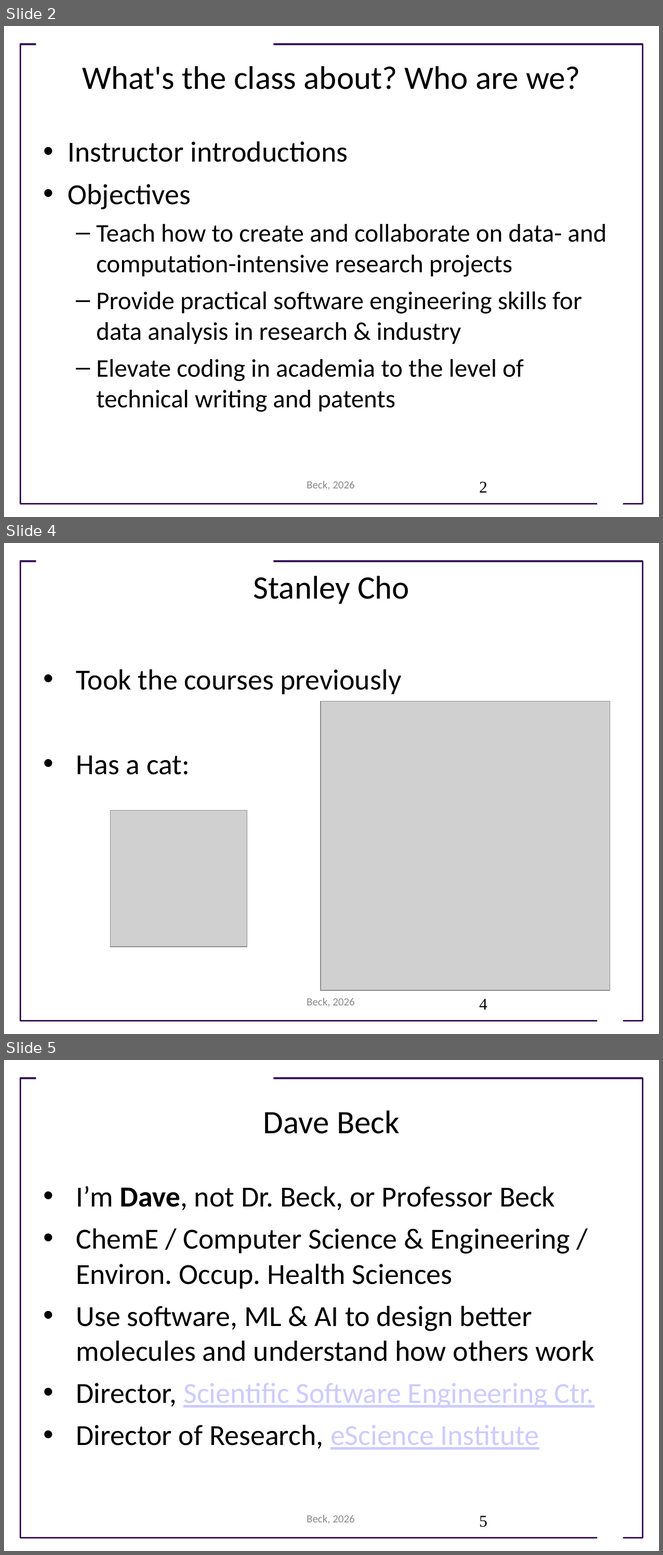
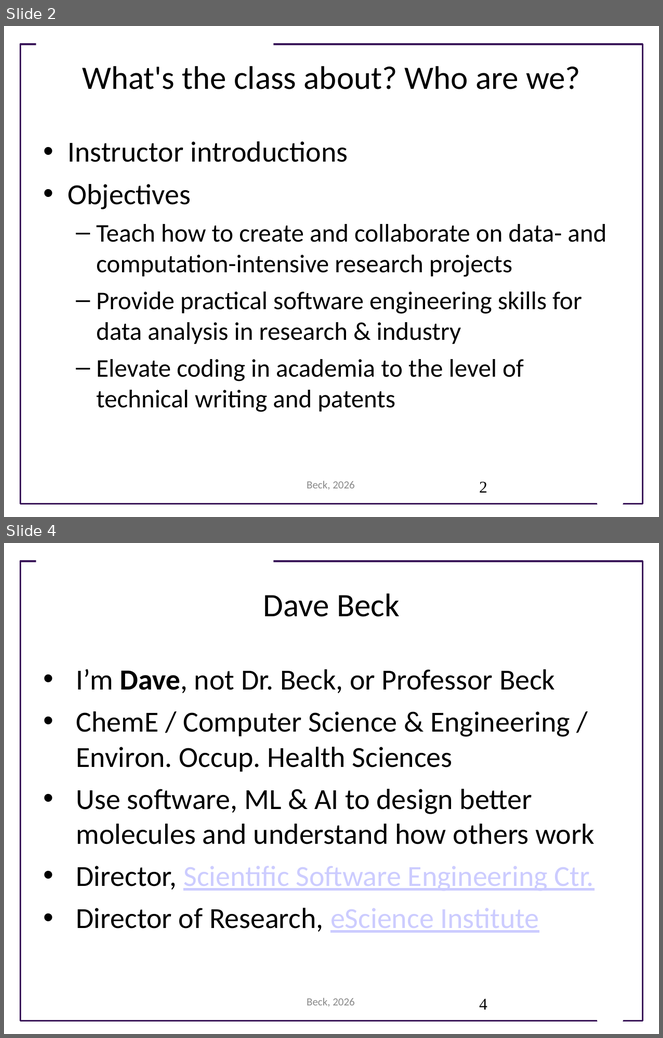
Before and after one commit to UWDIRECT/UWDIRECT.github.io, a slide deck: SEMDS/Course Introduction.pptx. Shown one above the other, each under a label of ours: slides 2, 4 and 5 before the commit, slides 2 and 4 after it; the slides between them are not shown. The pictures are 663x1555 and 663x1038 pixels, drawn with LibreOffice and Linux fonts; fonts in the diff are those of the drawing; grey boxes stand for pictures; background and template pictures are left out. Boxes give left, top, right and bottom in pixels: in the first picture for what was removed or moved away, otherwise in the second. Text is boxed around its words. In the diff, an @@ line names an element or a change of style, - is before the commit and + after.

```diff
--- a/SEMDS/Course Introduction.pptx
+++ b/SEMDS/Course Introduction.pptx
@@ slide 4 removed at bbox=[4, 543, 659, 1034], background #FFFFFF; not listed: 3 template elements that a slide beside it also shows @@
@@ title removed at bbox=[254, 576, 410, 604] @@
-Stanley Cho
@@ text removed at bbox=[76, 669, 402, 775] @@
-• Took the courses previously
-• Has a cat:
@@ picture removed at bbox=[321, 702, 610, 991] @@
@@ picture removed at bbox=[110, 810, 246, 947] @@
@@ text removed at bbox=[307, 998, 355, 1007] @@
-Beck, 2026
@@ page number removed at bbox=[479, 999, 488, 1010] @@
-4
@@ what was slide 5 is now slide 4 @@
@@ page number at bbox=[479, 999, 488, 1010]: text changed @@
-5
+4
```
Also in this commit, not shown: 1 slide changed.
